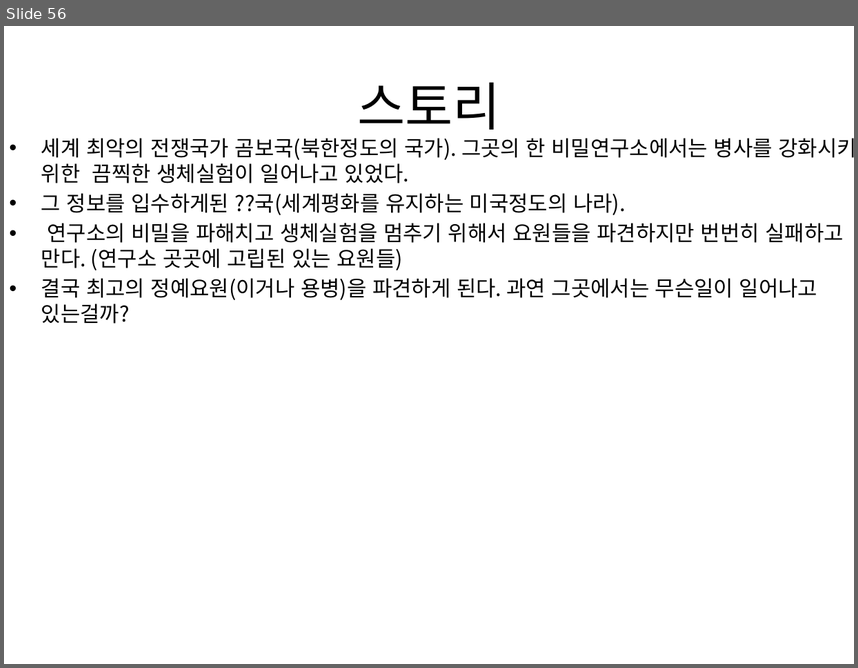
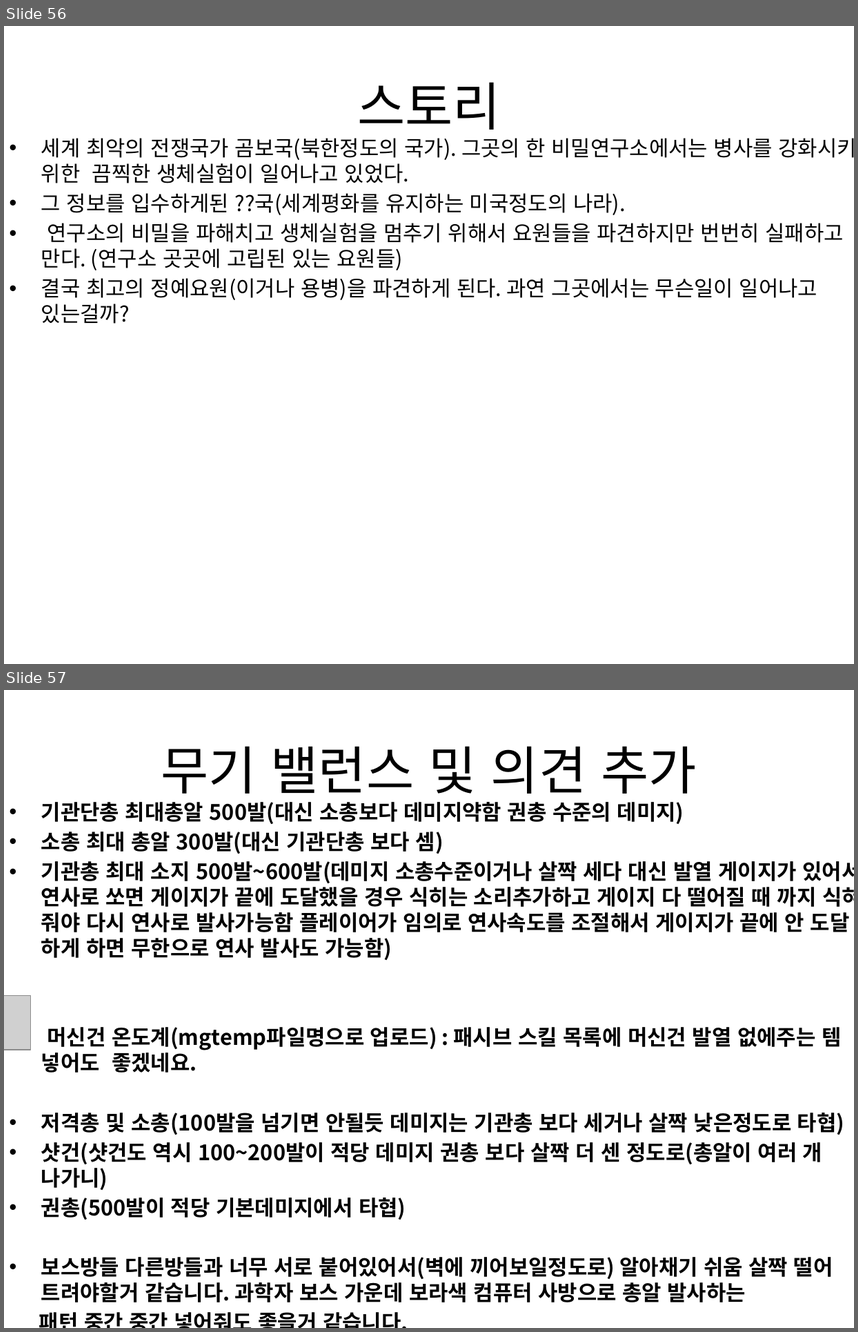
Before and after one commit to gkdlgndpdu/EscapeJail, a slide deck: EscapeJail/Assets/기획/스테이지1기획.pptx. Shown one above the other, each under a label of ours: slide 56 before the commit, slides 56 and 57 after it. The pictures are 858x668 and 858x1332 pixels, drawn with LibreOffice and Linux fonts; fonts in the diff are those of the drawing; grey boxes stand for pictures. Boxes give left, top, right and bottom in pixels: in the first picture for what was removed or moved away, otherwise in the second. Text is boxed around its words. In the diff, an @@ line names an element or a change of style, - is before the commit and + after.

Commit message:
머신건 발열온도계 ui추가, 무기에 대한 밸런스 기획 추가

```diff
--- a/EscapeJail/Assets/기획/스테이지1기획.pptx
+++ b/EscapeJail/Assets/기획/스테이지1기획.pptx
@@ slide 57 added at <box>4,690,854,1328</box>, background #FFFFFF @@
@@ title added at <box>161,746,697,802</box>, 44 pt, text #000000 @@
+무기 밸런스 및 의견 추가
@@ text added at <box>41,802,854,1302</box>, 18 pt, text #000000, bold @@
+• 기관단총 최대총알 500발(대신 소총보다 데미지약함 권총 수준의 데미지)
+• 소총 최대 총알 300발(대신 기관단총 보다 셈)
+• 기관총 최대 소지 500발~600발(데미지 소총수준이거나 살짝 세다 대신 발열 게이지가 있어서 연사로 쏘면 게이지가 끝에 도달했을 경우 식히는 소리추가하고 게이지 다 떨어질 때 까지 식혀 줘야 다시 연사로 발사가능함 플레이어가 임의로 연사속도를 조절해서 게이지가 끝에 안 도달 하게 하면 무한으로 연사 발사도 가능함)
+• 머신건 온도계(mgtemp파일명으로 업로드) : 패시브 스킬 목록에 머신건 발열 없에주는 템 넣어도 좋겠네요.
+• 저격총 및 소총(100발을 넘기면 안될듯 데미지는 기관총 보다 세거나 살짝 낮은정도로 타협)
+• 샷건(샷건도 역시 100~200발이 적당 데미지 권총 보다 살짝 더 센 정도로(총알이 여러 개 나가니)
+• 권총(500발이 적당 기본데미지에서 타협)
+• 보스방들 다른방들과 너무 서로 붙어있어서(벽에 끼어보일정도로) 알아채기 쉬움 살짝 떨어 트려야할거 같습니다. 과학자 보스 가운데 보라색 컴퓨터 사방으로 총알 발사하는
+패턴 중간 중간 넣어줘도 좋을거 같습니다.
@@ picture added at <box>4,995,31,1049</box> @@
```
Also in this commit, not shown: 10 other files.
